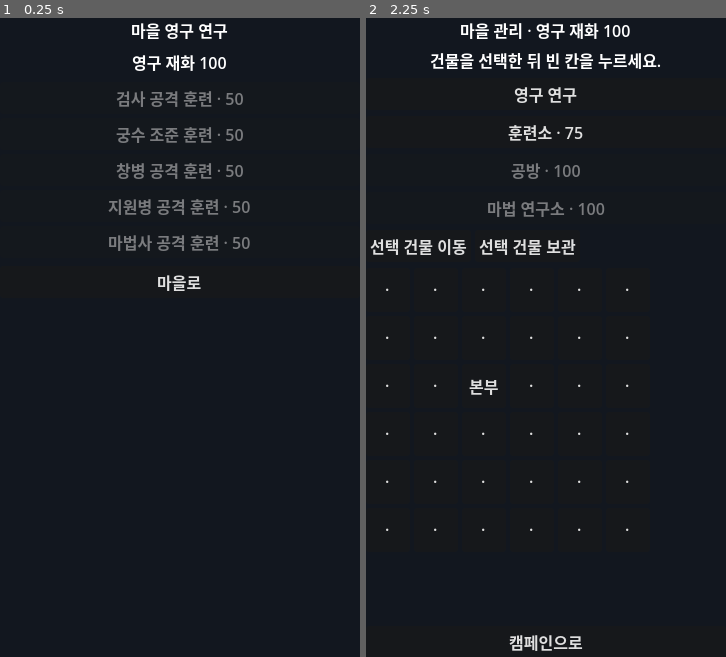
Above: before the commit, frames 1-2 (left to right).
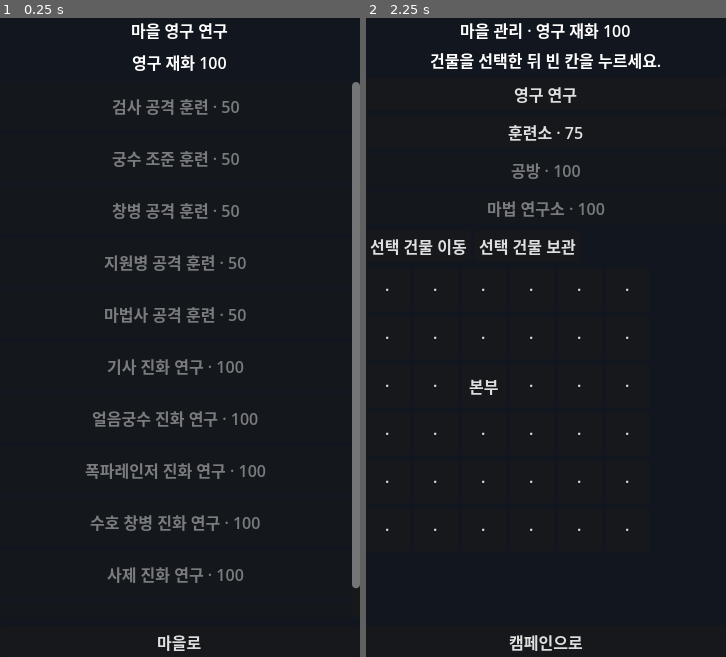
Above: after the commit, the same moments.

Repository: rkwkkh/holo-tactics
Game: Godot game, scene res://scenes/village_research.tscn
The game is run twice, just before and just after one commit, with the same random seed, the same clock (stepped at 60 frames per second) and the same inputs. This scene is started directly instead of the project's main scene.
Inputs:
- Up to frame 1 (0.25 s): no input
- Up to frame 2 (2.25 s): click "마을로" at 0.5 s; click "영구 연구" at 1.25 s; click "마을로" at 2 s

The runs differ from the first frame. In frame 1, 7.6% of the frame differs, in the area x 23-100%, y 10-100%; in frame 2, nothing differs.

Commit message:
Add permanent evolution research unlocks

Diff:
--- a/data/catalog.json
+++ b/data/catalog.json
@@ -120,7 +120,13 @@
       {"id":"research.archer.damage","label":"궁수 조준 훈련","unit_kind":"archer","building_kind":"training_hall","stat":"damage","amount":2,"cost":50,"requires_stage":"stage.m1.frontier","references":["unit.archer","building.training_hall","stage.m1.frontier"],"dependencies":["stage.m1.frontier"]},
       {"id":"research.spearman.damage","label":"창병 공격 훈련","unit_kind":"spearman","building_kind":"training_hall","stat" …(188 unchanged characters)…
       {"id":"research.support.damage","label":"지원병 공격 훈련","unit_kind":"support","building_kind":"arcane_lab","stat":"damage","amount":2,"cost":50,"requires_stage":"stage.m3.fortress","references":["unit.support","building.arcane_lab","stage.m3.fortress"],"dependencies":["stage.m3.fortress"]},
-      {"id":"research.mage.damage","label":"마법사 공격 훈련","unit_kind":"mage","building_kind":"arcane_lab","stat":"damage","amount":2,"cost":50,"requires_stage":"stage.m4.forest","references":["unit.mage","building.arcane_lab","stage.m4.forest"],"dependencies":["stage.m4.forest"]}
+      {"id":"research.mage.damage","label":"마법사 공격 훈련","unit_kind":"mage","building_kind":"arcane_lab","stat":"damage","amount":2,"cost":50,"requires_stage":"stage.m4.forest","references":["unit.mage","building.arcane_lab","stage.m4.forest"],"dependencies":["stage.m4.forest"]},
+      {"id":"research.evolution.swordsman.knight","label":"기사 진화 연구","unit_kind":"swordsman","building_kind":"training_hall","effect":"unlock_evolution","evolution_id":"evolution.swordsman.knight","cost":100,"requires_stage":"stage.m1.frontier","references":["unit.swordsman","building.training_hall","stage.m1.frontier","evolution.swordsman.knight"],"dependencies":["stage.m1.frontier"]},
+      {"id":"research.evolution.archer.ice","label":"얼음궁수 진화 연구","unit_kind":"archer","building_kind":"training_hall","effect":"unlock_evolution","evolution_id":"evolution.archer.ice","cost":100,"requires_stage":"stage.m1.frontier","references":["unit.archer","building.training_hall","stage.m1.frontier","evolution.archer.ice"],"dependencies":["stage.m1.frontier"]},
+      {"id":"research.evolution.archer.bomber","label":"폭파레인저 진화 연구","unit_kind":"archer","building_kind":"training_hall","effect":"unlock_evolution","evolution_id":"evolution.archer.bomber","cost":100,"requires_stage":"stage.m1.frontier","references":["unit.archer","building.training_hall","stage.m1.frontier","evolution.archer.bomber"],"dependencies":["stage.m1.frontier"]},
+      {"id":"research.evolution.spearman.guardian","label":"수호 창병 진화 연구","unit_kind":"spearman","building_kind":"training_hall","effect":"unlock_evolution","evolution_id":"evolution.spearman.guardian","cost":100,"requires_stage":"stage.m2.crossroads","references":["unit.spearman","building.training_hall","stage.m2.crossroads","evolution.spearman.guardian"],"dependencies":["stage.m2.crossroads"]},
+      {"id":"research.evolution.support.priest","label":"사제 진화 연구","unit_kind":"support","building_kind":"arcane_lab","effect":"unlock_evolution","evolution_id":"evolution.support.priest","cost":100,"requires_stage":"stage.m3.fortress","references":["unit.support","building.arcane_lab","stage.m3.fortress","evolution.support.priest"],"dependencies":["stage.m3.fortress"]},
+      {"id":"research.evolution.mage.archmage","label":"대마법사 진화 연구","unit_kind":"mage","building_kind":"arcane_lab","effect":"unlock_evolution","evolution_id":"evolution.mage.archmage","cost":100,"requires_stage":"stage.m4.forest","references":["unit.mage","building.arcane_lab","stage.m4.forest","evolution.mage.archmage"],"dependencies":["stage.m4.forest"]}
     ],
     "ai_profiles": [
       {"id": "ai.goblin.warrior", "weights": {"attack": 1.2, "objective": 1.0}, "references": [], "dependencies": []},
--- a/scripts/battle_model.gd
+++ b/scripts/battle_model.gd
@@ -13,6 +13,7 @@
 var base_balance_seed: Dictionary = {}
 var research_definitions: Dictionary = {}
 var permanent_research: Array[String] = []
+var unlocked_evolutions: Array[String] = []
 var upgrade_definitions: Dictionary = {}
 var skill_definitions: Dictionary = {}
 var facility_definitions: Dictionary = {}
@@ -90,11 +91,13 @@
 	if research_state.is_empty():
 		return false
 	permanent_research = research_state.ids
+	unlocked_evolutions = research_state.evolutions
 	balance_seed = research_state.balance
 	return true
 
 func _build_research_state(research_ids: Array) -> Dictionary:
 	var selected: Array[String] = []
+	var unlocked_evolutions: Array[String] = []
 	var adjusted_balance := base_balance_seed.duplicate(true)
 	for research_id in research_ids:
 		if not research_id is String or not research_definitions.has(research_id) or selected.has(research_id):
@@ -102,10 +105,13 @@
 		selected.append(research_id)
 	for research_id in selected:
 		var research: Dictionary = research_definitions[research_id]
-		var unit_kind: String = research.unit_kind
-		if adjusted_balance.has(unit_kind) and adjusted_balance[unit_kind].team == "ally" and research.stat == "damage":
-			adjusted_balance[unit_kind].damage += float(research.amount)
-	return {"ids": selected, "balance": adjusted_balance}
+		if research.get("effect", "") == "unlock_evolution":
+			unlocked_evolutions.append(research.evolution_id)
+		else:
+			var unit_kind: String = research.unit_kind
+			if adjusted_balance.has(unit_kind) and adjusted_balance[unit_kind].team == "ally" and research.stat == "damage":
+				adjusted_balance[unit_kind].damage += float(research.amount)
+	return {"ids": selected, "balance": adjusted_balance, "evolutions": unlocked_evolutions}
 
 func select_preview_wave(wave_id: String) -> bool:
 	for index in waves.size():
@@ -619,6 +625,7 @@
 	if restored_next_id <= max_id:
 		return false
 	permanent_research = research_state.ids
+	unlocked_evolutions = research_state.evolutions
 	balance_seed = research_state.balance
 	wave = int(snapshot.wave)
 	run_id = snapshot.get("run_id", run_id)
--- a/scripts/content_validator.gd
+++ b/scripts/content_validator.gd
@@ -217,6 +217,11 @@
 		if not _is_nonnegative_integer(obstacle.get("cost")):
 			_append_field_error(errors, obstacle_id, "cost", "invalid obstacle data")
 	var town_buildings := _as_array(categories.get("town_buildings", []))
+	var evolution_by_id: Dictionary = {}
+	var evolution_research_counts: Dictionary = {}
+	for evolution_item in evolution_items:
+		if evolution_item is Dictionary:
+			evolution_by_id[evolution_item.get("id", "")] = evolution_item
 	for research in _as_array(categories.get("research", [])):
 		if not research is Dictionary:
 			continue
@@ -227,14 +232,26 @@
 			_append_field_error(errors, research_id, "unit_kind", "has invalid permanent research data")
 		if research_buildings.size() != 1:
 			_append_field_error(errors, research_id, "building_kind", "has invalid permanent research data")
-		if research.get("stat") != "damage":
-			_append_field_error(errors, research_id, "stat", "has invalid permanent research data")
-		if not _is_positive_number(research.get("amount")):
-			_append_field_error(errors, research_id, "amount", "has invalid permanent research data")
 		if not _is_nonnegative_integer(research.get("cost")):
 			_append_field_error(errors, research_id, "cost", "has invalid permanent research data")
 		if not ids.has(research.get("requires_stage", "")):
 			_append_field_error(errors, research_id, "requires_stage", "has invalid permanent research data")
+		if research.get("effect", "") == "unlock_evolution":
+			var research_evolution_id: String = research.get("evolution_id", "")
+			var evolution_definition: Dictionary = evolution_by_id.get(research_evolution_id, {})
+			if evolution_definition.is_empty() or evolution_definition.get("unit_kind") != research.get("unit_kind"):
+				_append_field_error(errors, research_id, "evolution_id|unit_kind", "has invalid evolution unlock data")
+			evolution_research_counts[research_evolution_id] = int(evolution_research_counts.get(research_evolution_id, 0)) + 1
+		elif research.get("effect", "") in ["", "stat"]:
+			if research.get("stat") != "damage":
+				_append_field_error(errors, research_id, "stat", "has invalid permanent research data")
+			if not _is_positive_number(research.get("amount")):
+				_append_field_error(errors, research_id, "amount", "has invalid permanent research data")
+		else:
+			_append_field_error(errors, research_id, "effect", "has invalid permanent research data")
+	for evolution_id in evolution_by_id:
+		if int(evolution_research_counts.get(evolution_id, 0)) != 1:
+			_append_field_error(errors, evolution_id, "research", "must have exactly one permanent unlock research")
 	for profile in _as_array(categories.get("ai_profiles", [])):
 		var weights: Variant = profile.get("weights") if profile is Dictionary else null
 		if not weights is Dictionary or weights.is_empty():
--- a/scripts/village_research_view.gd
+++ b/scripts/village_research_view.gd
@@ -3,6 +3,7 @@
 var model: VillageModel
 var layout: VBoxContainer
 var list: VBoxContainer
+var research_scroll: ScrollContainer
 var balance: Label
 
 func _ready() -> void:
@@ -18,8 +19,13 @@
 	balance = Label.new()
 	balance.horizontal_alignment = HORIZONTAL_ALIGNMENT_CENTER
 	layout.add_child(balance)
+	research_scroll = ScrollContainer.new()
+	research_scroll.horizontal_scroll_mode = ScrollContainer.SCROLL_MODE_DISABLED
+	research_scroll.size_flags_vertical = Control.SIZE_EXPAND_FILL
+	layout.add_child(research_scroll)
 	list = VBoxContainer.new()
-	layout.add_child(list)
+	list.size_flags_horizontal = Control.SIZE_EXPAND_FILL
+	research_scroll.add_child(list)
 	_refresh()
 	var back := Button.new()
 	back.text = "마을로"
@@ -34,6 +40,7 @@
 	for research_id in model.research_definitions:
 		var research: Dictionary = model.research_definitions[research_id]
 		var button := Button.new()
+		button.custom_minimum_size.y = 48
 		var owned: bool = model.progress.data.get("unlocked_research", []).has(research_id)
 		button.text = "%s · %d%s" % [research.label, research.cost, " · 완료" if owned else ""]
 		button.disabled = owned or not model.can_purchase_research(research_id)
--- a/tests/results_view.gd
+++ b/tests/results_view.gd
@@ -109,5 +109,13 @@
 	obstacle_view._on_tile_pressed(Vector2i(1, 5))
 	assert(obstacle_view.status.text.begins_with("아군 시설 · HP"))
 	obstacle_view.queue_free()
+	await process_frame
+	var research_view = load("res://scenes/village_research.tscn").instantiate()
+	root.add_child(research_view)
+	await process_frame
+	assert(research_view.research_scroll.get_child_count() == 1)
+	assert(research_view.list.get_child_count() == 11)
+	assert(research_view.research_scroll.get_v_scroll_bar().max_value > research_view.research_scroll.get_v_scroll_bar().page)
+	research_view.queue_free()
 	print("Battle result panel tests passed")
 	quit()
--- a/tests/run.gd
+++ b/tests/run.gd
@@ -63,16 +63,30 @@
 	assert(research_village.can_purchase_research("research.swordsman.damage"))
 	assert(research_village.purchase_research("research.swordsman.damage"))
 	assert(not research_village.purchase_research("research.swordsman.damage"))
+	assert(not research_village.can_purchase_research("research.evolution.swordsman.knight"))
+	research_village.progress.data.permanent_currency = 100
+	assert(research_village.progress.save_progress())
+	assert(research_village.can_purchase_research("research.evolution.swordsman.knight"))
+	assert(research_village.purchase_research("research.evolution.swordsman.knight"))
 	assert(research_village.store_building("training_hall"))
 	assert(not research_village.can_purchase_research("research.archer.damage"))
 	var researched_battle := BattleModel.new()
-	assert(researched_battle.set_permanent_research(["research.swordsman.damage"]))
+	assert(researched_battle.set_permanent_research(["research.swordsman.damage", "research.evolution.swordsman.knight"]))
+	assert(researched_battle.unlocked_evolutions == ["evolution.swordsman.knight"])
 	assert(not researched_battle.set_permanent_research(["research.missing"]))
 	assert(researched_battle.deploy("swordsman", Vector2i(3, 6)))
 	assert(researched_battle.units[0].damage == researched_battle.balance_seed.swordsman.damage)
 	var researched_restore := BattleModel.new()
 	assert(researched_restore.restore(researched_battle.to_dict()))
-	assert(researched_restore.permanent_research == ["research.swordsman.damage"])
+	assert(researched_restore.permanent_research == ["research.swordsman.damage", "research.evolution.swordsman.knight"])
+	assert(researched_restore.unlocked_evolutions == ["evolution.swordsman.knight"])
+	var evolution_research_ids: Array[String] = []
+	for research in researched_battle.content.categories.research:
+		if research.get("effect", "") == "unlock_evolution":
+			evolution_research_ids.append(research.id)
+	var all_evolutions_model := BattleModel.new()
+	assert(all_evolutions_model.set_permanent_research(evolution_research_ids))
+	assert(all_evolutions_model.unlocked_evolutions.size() == 6)
 	var atomic_restore := BattleModel.new()
 	for version_key in ["content_version", "schema_version", "save_version"]:
 		var incompatible_research_snapshot: Dictionary = researched_battle.to_dict()
@@ -188,6 +202,12 @@
 	invalid_evolution_catalog = seeded_catalog.duplicate(true)
 	invalid_evolution_catalog.categories.evolutions.pop_back()
 	assert(ContentValidator.validate(invalid_evolution_catalog).has("evolutions: evolutions must contain exactly six forms"))
+	var invalid_evolution_research: Dictionary = seeded_catalog.duplicate(true)
+	invalid_evolution_research.categories.research[5].evolution_id = "evolution.missing"
+	assert(ContentValidator.validate(invalid_evolution_research).any(func(error): return error == "research.evolution.swordsman.knight.evolution_id|unit_kind: has invalid evolution unlock data"))
+	invalid_evolution_research = seeded_catalog.duplicate(true)
+	invalid_evolution_research.categories.research.remove_at(5)
+	assert(ContentValidator.validate(invalid_evolution_research).any(func(error): return error == "evolution.swordsman.knight.research: must have exactly one permanent unlock research"))
 	assert(ContentValidator.content_id_from_error("stage.m1.frontier has invalid core data", seeded_catalog) == "stage.m1.frontier")
 	assert(ContentValidator.content_id_from_error("campaign must have six main stages", seeded_catalog).is_empty())
 	assert(ContentValidator.content_id_from_error("stage.m1.frontier failed", {"categories": 1}).is_empty())
Not shown, changed: ANDROID_TESTING.md
Not shown, changed: IMPLEMENTATION_PLAN.md
Not shown, changed: ISSUES.md
Not shown, changed: PROGRESS.md
Not shown, changed: TEST_REPORT.md
